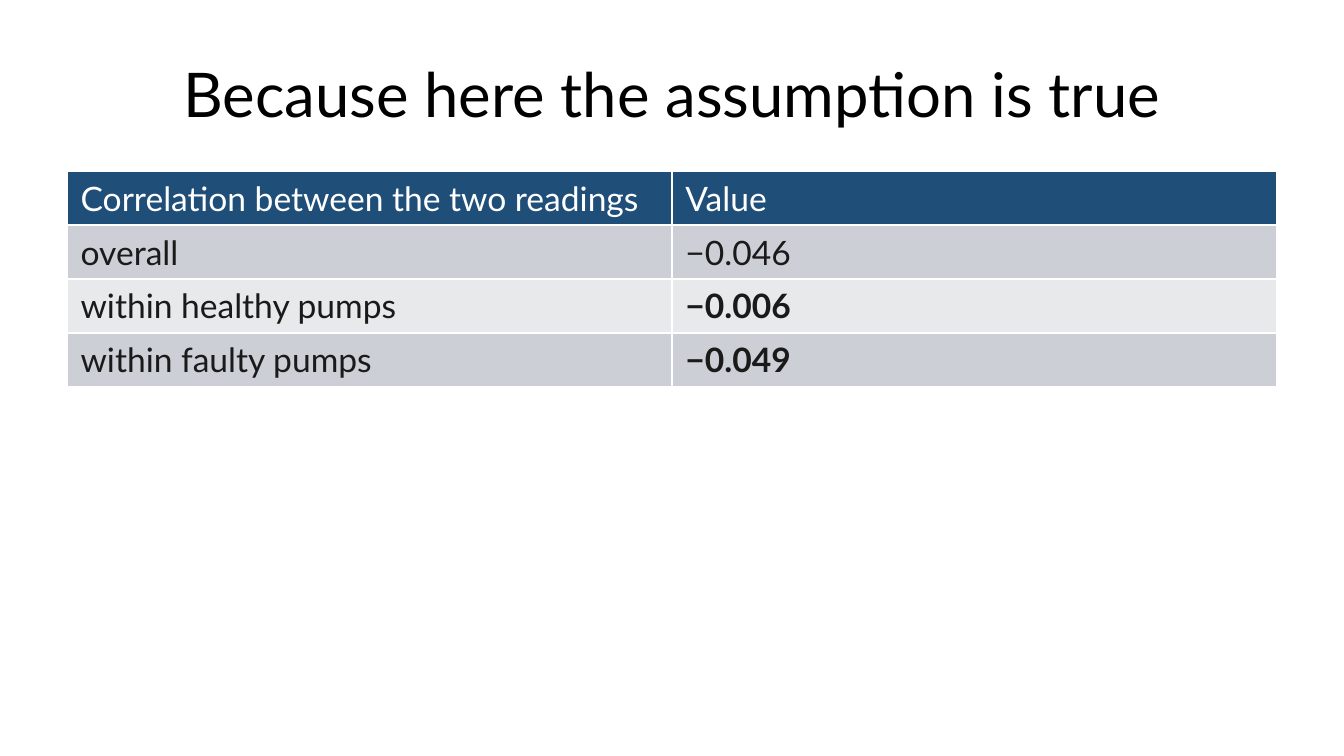
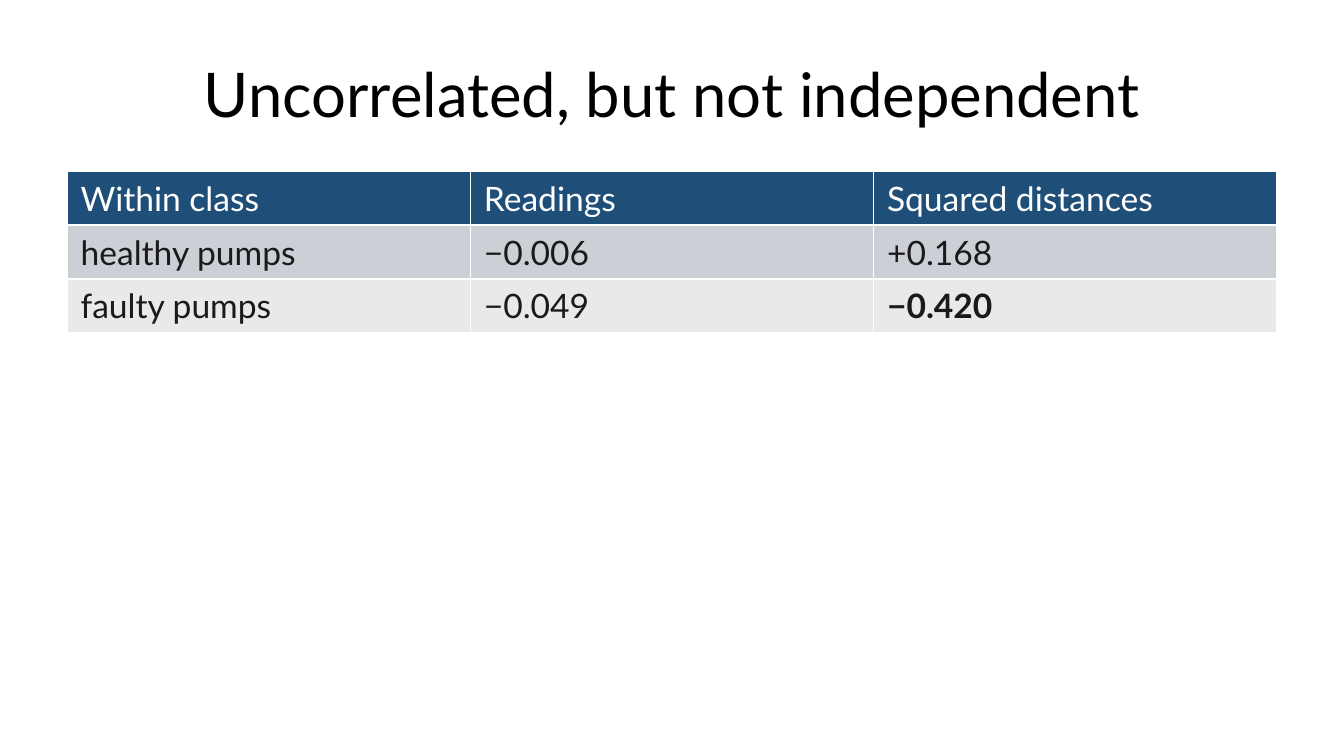
Before and after one commit to fabioantonini/technologies-for-artificial-intelligence, a slide deck: slide 34 of Lessons/06_knn_naive_bayes_svm/Slides/knn_naive_bayes_svm_slides.pptx (slide 33 before the commit). Drawn at 1344x756 pixels with LibreOffice and Linux fonts; fonts in the diff are those of the drawing; background and template pictures are left out. Boxes give left, top, right and bottom in pixels: in the first picture for what was removed or moved away, otherwise in the second. Text is boxed around its words. In the diff, an @@ line names an element or a change of style, - is before the commit and + after.

```diff
--- a/Lessons/06_knn_naive_bayes_svm/Slides/knn_naive_bayes_svm_slides.pptx
+++ b/Lessons/06_knn_naive_bayes_svm/Slides/knn_naive_bayes_svm_slides.pptx
@@ title at (204, 71, 1139, 128): text changed @@
-Because here the assumption is true
+Uncorrelated, but not independent
@@ table at (67, 172, 1277, 671) @@
-Correlation between the two readings | Value
-overall | −0.046
-within healthy pumps | −0.006
-within faulty pumps | −0.049
+Within class | Readings | Squared distances
+healthy pumps | −0.006 | +0.168
+faulty pumps | −0.049 | −0.420
```
Also in this commit, not shown: 1 other slide changed, 1 slide added, 11 other files.
